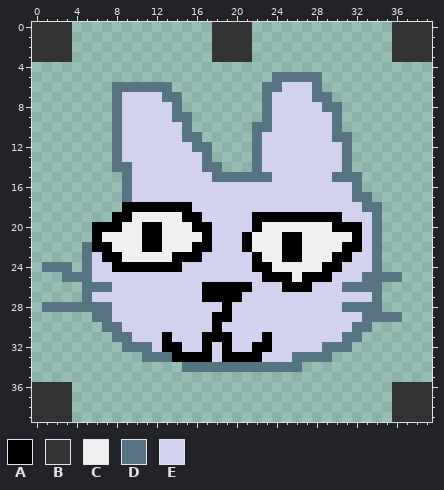
One commit to this pixel-art sprite: assets/img/size40x40-earth-neko.png. The picture above was drawn from the file before the commit.
The file is 40x40 pixels.
Palette (. is transparent): A #000000  B #333333  C #f0f0f0  D #577483  E #d2d2f0
New version:
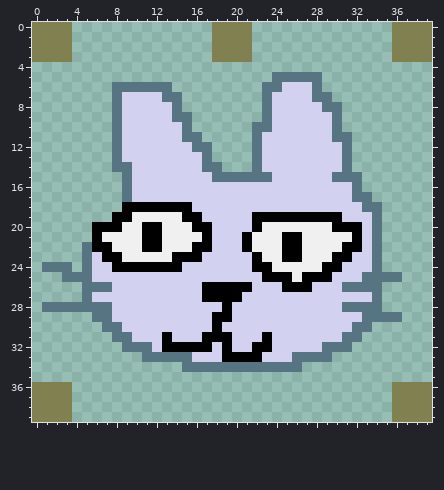
The exact change:
Colour B changes from #333333 to #808050.
Colour E becomes colour A in row 32 at x 15 to 16.
Colour A becomes colour D in row 33 at x 14 to 15.
Colour A becomes colour E in row 33 at x 16 to 17.
